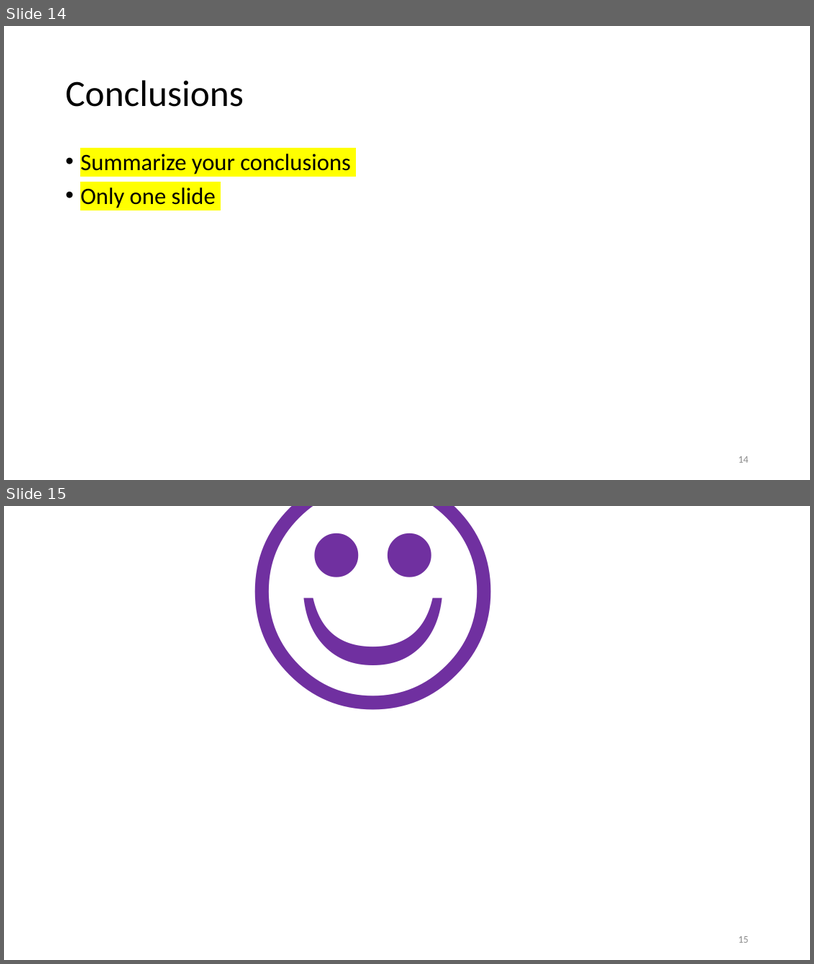
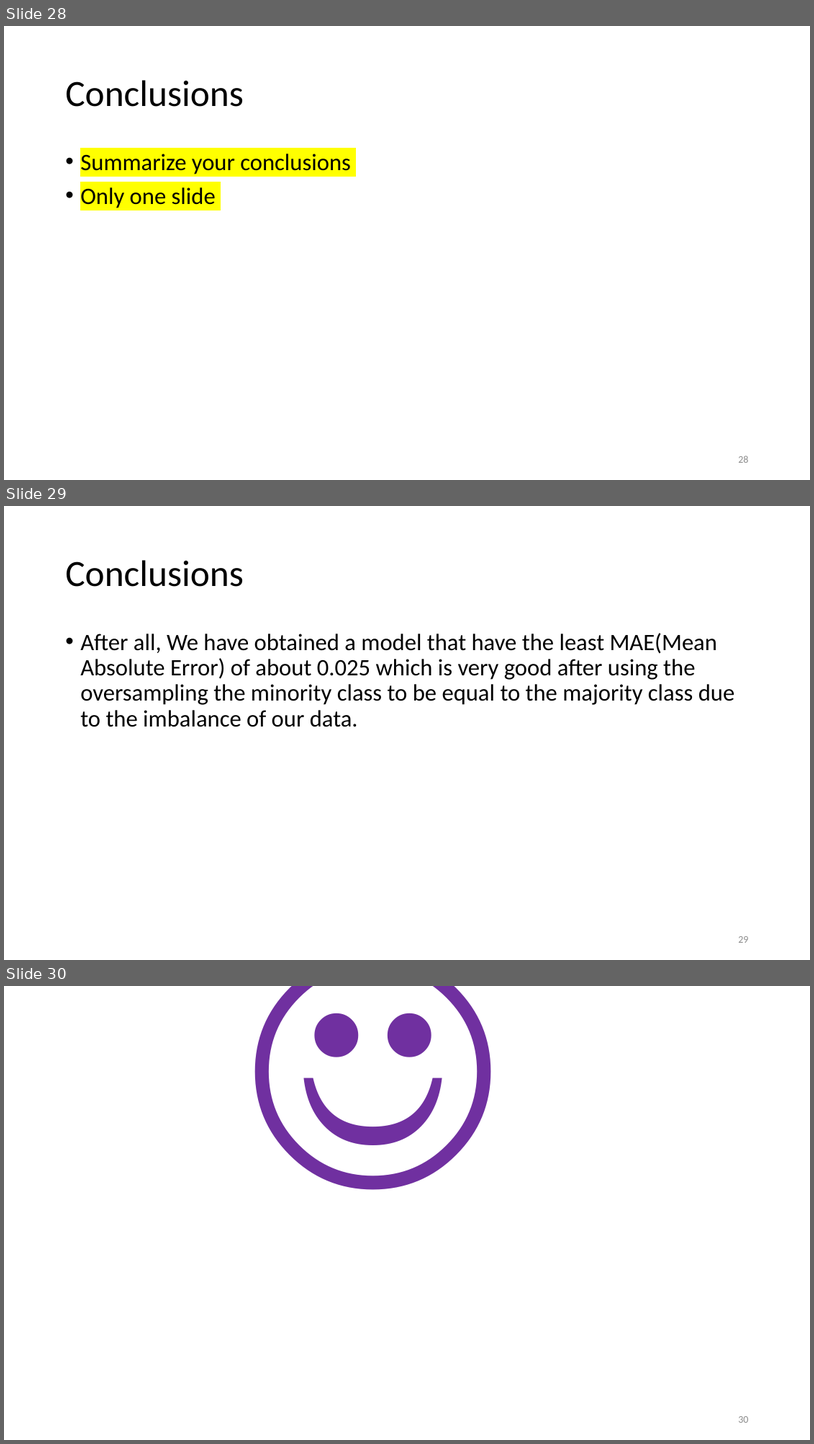
Before and after one commit to MotasemZiad/Oil-Spill-Classification, a slide deck: Presentation/Project Presentation.pptx. Shown one above the other, each under a label of ours: slides 14 and 15 before the commit, slides 28, 29 and 30 after it. The pictures are 814x964 and 814x1444 pixels, drawn with LibreOffice and Linux fonts; fonts in the diff are those of the drawing. Boxes give left, top, right and bottom in pixels: in the first picture for what was removed or moved away, otherwise in the second. Text is boxed around its words. In the diff, an @@ line names an element or a change of style, - is before the commit and + after.

```diff
--- a/Presentation/Project Presentation.pptx
+++ b/Presentation/Project Presentation.pptx
@@ slide 29 added at [4,506,810,960], background #FFFFFF @@
@@ title added at [65,560,244,587], 44 pt, text #000000 @@
+Conclusions
@@ text added at [80,633,735,727], 28 pt, text #000000 @@
+• After all, We have obtained a model that have the least MAE(Mean Absolute Error) of about 0.025 which is very good after using the oversampling the minority class to be equal to the majority class due to the imbalance of our data.
@@ page number added at [738,936,748,942], 12 pt, text #8C8C8C @@
+29
@@ what was slide 14 is now slide 28 @@
@@ page number at [738,455,748,462]: text changed @@
-14
+28
@@ what was slide 15 is now slide 30 @@
@@ page number at [738,1416,748,1422]: text changed @@
-15
+30
```
Also in this commit, not shown: 2 slides changed, 20 other slides added, 6 slides removed, 7 other files.
